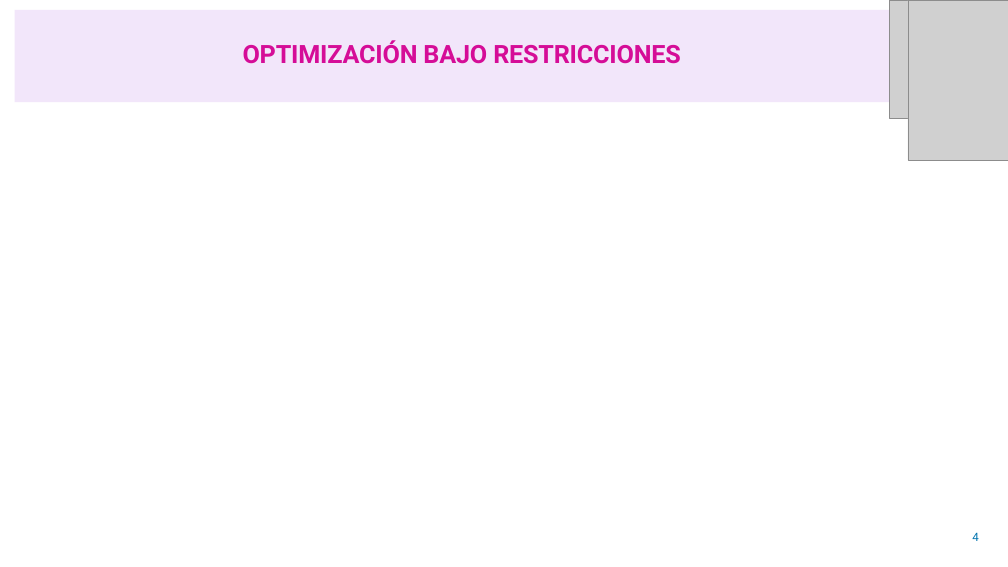
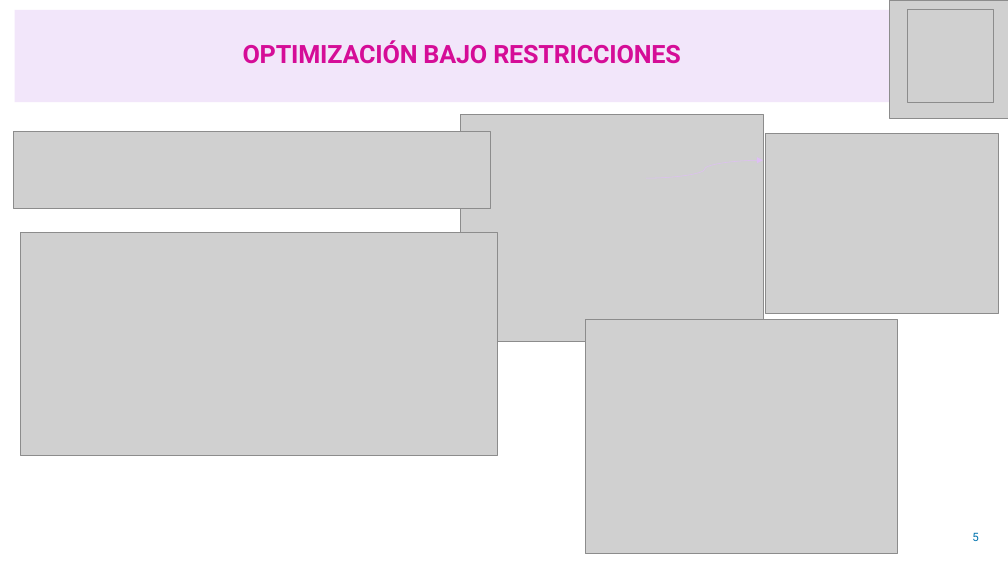
Before and after one commit to jepilogo97/nequi-ds-compliance-risk, a slide deck: slide 5 of files/Prueba_Cientifico_Datos_Compliance.pptx (slide 4 before the commit). Drawn at 1008x567 pixels with LibreOffice and Linux fonts; fonts in the diff are those of the drawing; grey boxes stand for pictures. Boxes give left, top, right and bottom in pixels: in the first picture for what was removed or moved away, otherwise in the second. Text is boxed around its words. In the diff, an @@ line names an element or a change of style, - is before the commit and + after.

```diff
--- a/files/Prueba_Cientifico_Datos_Compliance.pptx
+++ b/files/Prueba_Cientifico_Datos_Compliance.pptx
@@ picture: place and size @@
-picture at [908,0,1008,160]
+picture at [908,10,994,102]
@@ picture added at [461,115,764,343] @@
@@ picture added at [14,132,491,209] @@
@@ picture added at [765,133,998,314] @@
@@ curved arrow added from (647, 178) to (763, 160), #DEBFF3 0.5 pt @@
@@ picture added at [20,233,498,456] @@
@@ picture added at [585,320,898,554] @@
@@ page number at [972,532,978,541]: text changed @@
-4
+5
```
Also in this commit, not shown: 4 other slides changed, 1 slide added, 33 other files.
